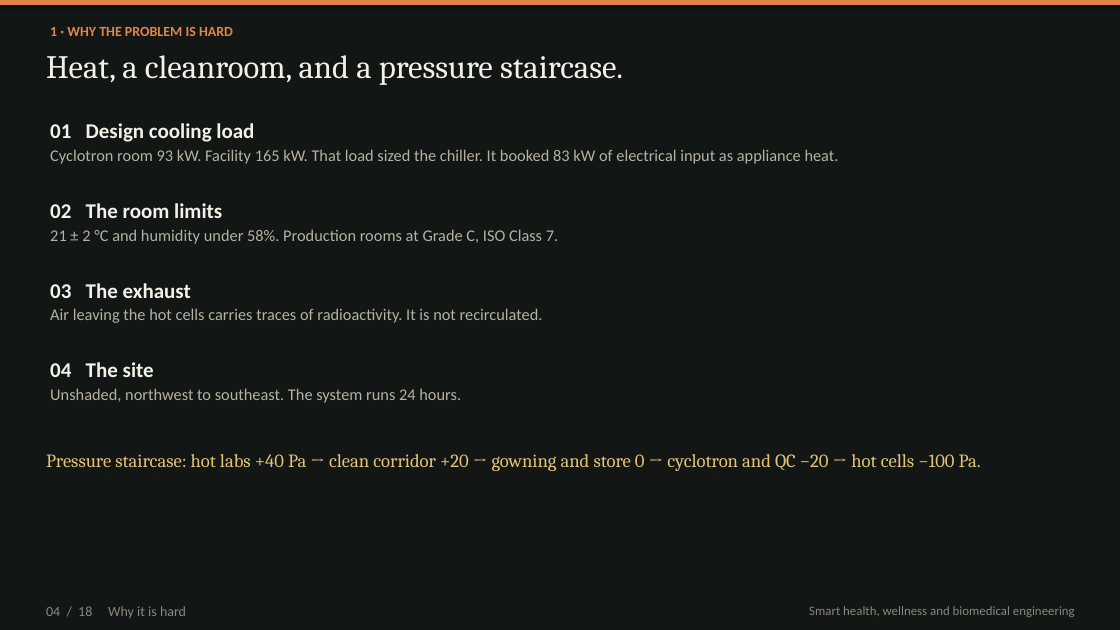
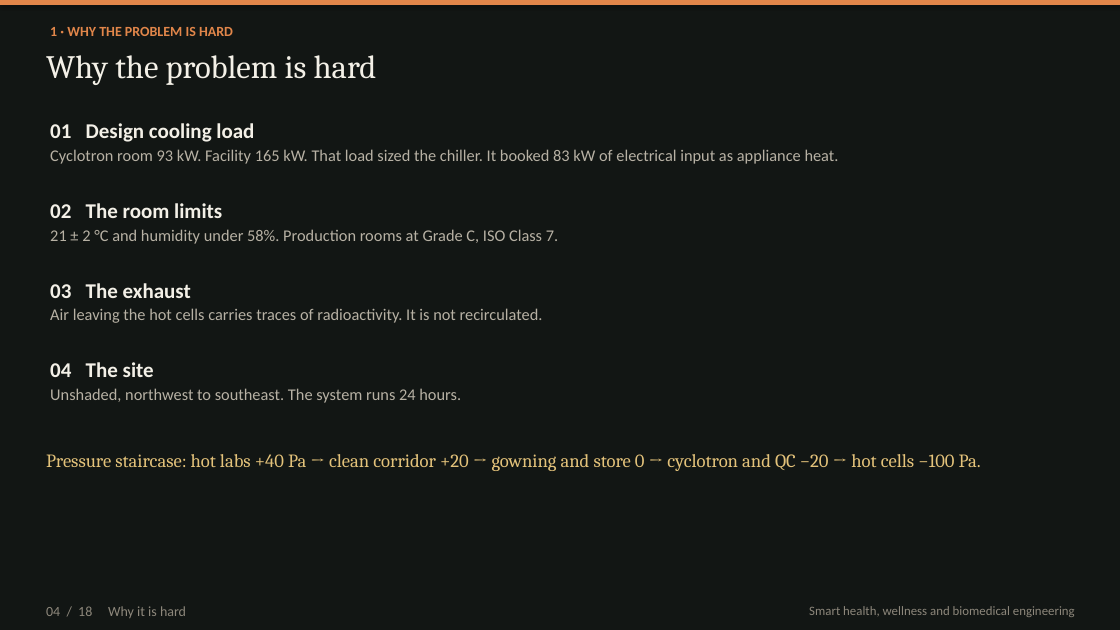
Before and after one commit to kakaijacob/Special-Operations-Schema, a slide deck: slide 4 of iek-talks/IEK_Cyclotron_HVAC_18_slides.pptx. Drawn at 1120x630 pixels with LibreOffice and Linux fonts; fonts in the diff are those of the drawing. Boxes give left, top, right and bottom in pixels: in the first picture for what was removed or moved away, otherwise in the second. Text is boxed around its words. In the diff, an @@ line names an element or a change of style, - is before the commit and + after.

```diff
--- a/iek-talks/IEK_Cyclotron_HVAC_18_slides.pptx
+++ b/iek-talks/IEK_Cyclotron_HVAC_18_slides.pptx
@@ text at <box>46,55,377,85</box>: text changed @@
-Heat, a cleanroom, and a pressure staircase.
+Why the problem is hard
```
Also in this commit, not shown: 17 other slides changed, 1 other file.
